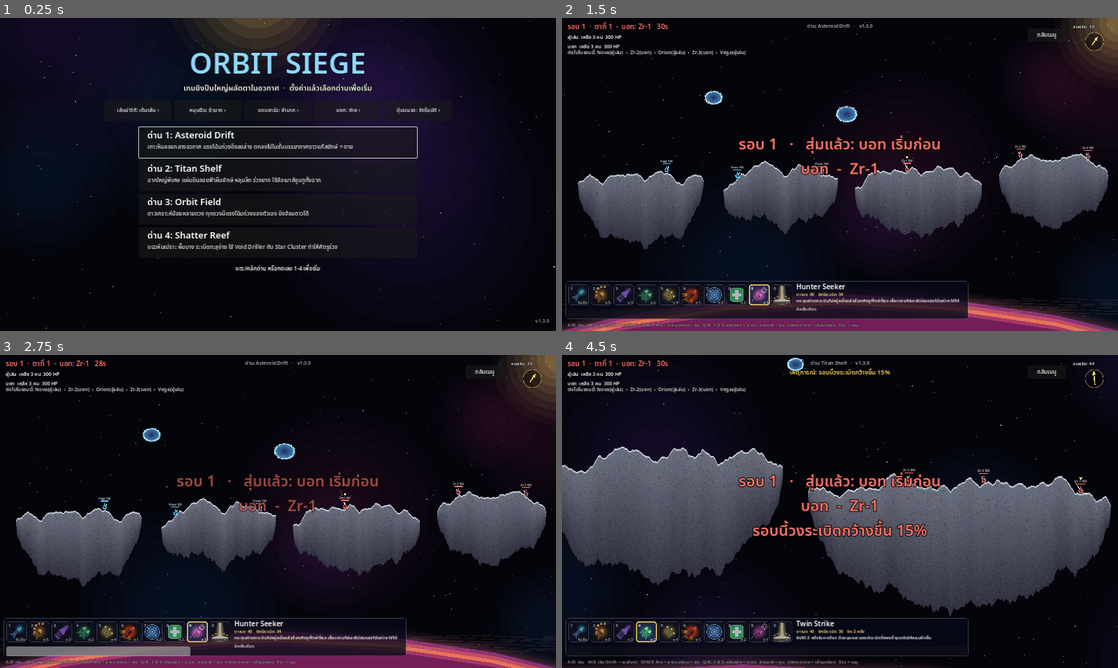
Above: before the commit, frames 1-4 (two rows, left to right).
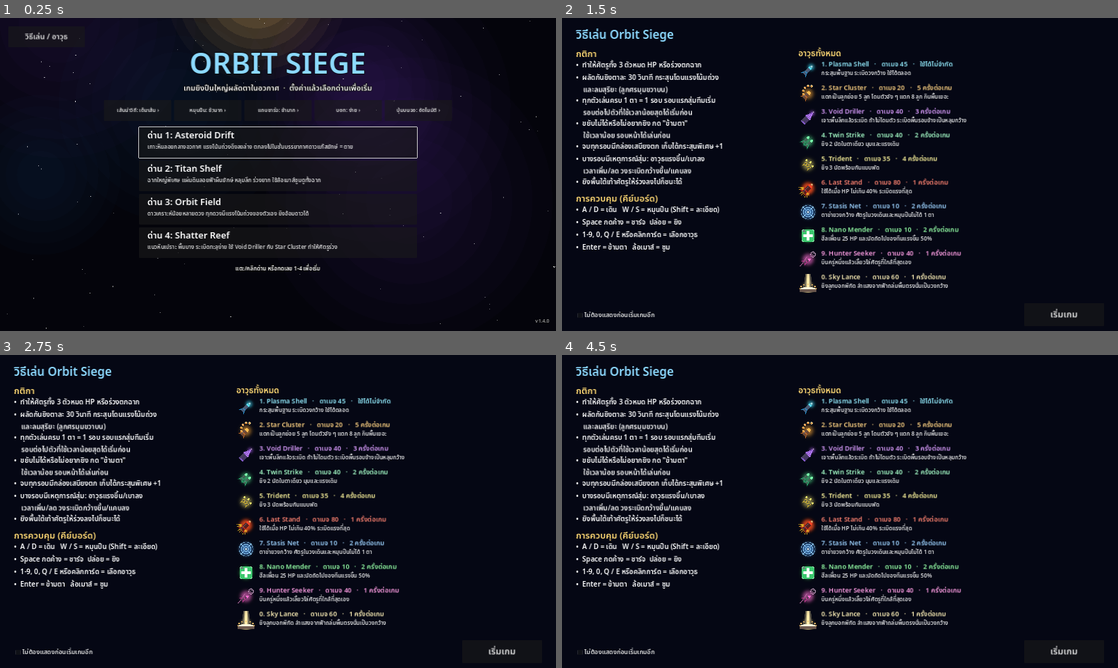
Above: after the commit, the same moments.

Repository: Pid924/OrbitSiege
Game: Godot game, scene res://scenes/menu.tscn
Two runs of this game, one before a commit and one after it. Both use one fixed random seed, a clock stepped at 60 frames per second and the inputs below.
Inputs (mouse positions are in pixels of both pictures, inside the frame that each line leads up to):
- Up to frame 1 (0.25 s): no input
- Up to frame 2 (1.5 s): click "ด่าน 1: Asteroid Drift" at 0.5 s; click (840, 174) at 1.25 s, where only the run after the commit has a clickable "ด่าน 2: Titan Shelf"
- Up to frame 3 (2.75 s): click (278, 545) at 2 s, where only the run after the commit has a clickable "ด่าน 3: Orbit Field"
- Up to frame 4 (4.5 s): click (840, 580) at 2.75 s, where only the run after the commit has a clickable "ด่าน 4: Shatter Reef"; click (1045, 370) at 3.5 s, where only the run before the commit has a clickable "กลับเมนู"; click "ด่าน 2: Titan Shelf" at 4.25 s

The runs differ from the first frame. In frame 1, 0.1% of the frame differs, in the area x 4-98%, y 4-98%; in frame 2, 36%; in frame 3, 36%; in frame 4, 40%, in the area x 0-100%, y 0-100%.

Commit message:
1.4.0: skip turn, weapon hint on phones, how-to-play screen
Co-Authored-By: Claude Opus 5.5 <noreply@anthropic.com>
Claude-Session: https://claude.ai/code/session_01Lo9zaQgDYn7BjieRUw61Dn

Diff:
--- a/project.godot
+++ b/project.godot
@@ -5,7 +5,7 @@
 
 config/name="Orbit Siege"
 config/description="Turn-based space artillery prototype."
-config/version="1.3.0"
+config/version="1.4.0"
 run/main_scene="res://scenes/menu.tscn"
 config/features=PackedStringArray("4.2", "GL Compatibility")
 
--- a/scripts/controllers/player_controller.gd
+++ b/scripts/controllers/player_controller.gd
@@ -73,6 +73,9 @@
 		return
 	if not (event is InputEventKey and event.pressed and not event.echo):
 		return
+	if event.physical_keycode in [KEY_ENTER, KEY_KP_ENTER]:
+		skip_turn()
+		return
 	var step := 0
 	var index: int = game.team_weapon[team]
 	match event.physical_keycode:
@@ -99,3 +102,9 @@
 			break
 		index += step
 	game.submit_command({"type": "weapon", "team": team, "index": index})
+
+
+func skip_turn() -> void:
+	if unit == null or not game.is_turn_of(team) or charging:
+		return
+	game.submit_command({"type": "skip", "team": team})
--- a/scripts/game/game_settings.gd
+++ b/scripts/game/game_settings.gd
@@ -31,7 +31,7 @@
 
 ## How much of the predicted flight path the human player sees, in seconds of flight.
 const GUIDE_OPTIONS := [["ปิด", 0.0], ["สั้น", 0.35], ["กลาง", 0.9], ["ยาว", 2.0], ["เต็มเส้น", 12.0]]
-const VERSION := "1.3.0"
+const VERSION := "1.4.0"
 
 ## [label, seconds to fill the charge bar] for the human player.
 const CHARGE_OPTIONS := [["ช้ามาก", 5.0], ["ช้า", 3.6], ["ปกติ", 2.6], ["เร็ว", 1.6]]
--- a/scripts/game/match.gd
+++ b/scripts/game/match.gd
@@ -299,6 +299,7 @@
 ##   {"type": "charge", "team": t, "value": 0..1}      (cosmetic)
 ##   {"type": "weapon", "team": t, "index": int}
 ##   {"type": "fire", "team": t, "angle": float, "power": 0..1}
+##   {"type": "skip", "team": t}                       (end the turn without firing)
 func submit_command(cmd: Dictionary) -> void:
 	command_queue.append(cmd)
 
@@ -349,6 +350,11 @@
 			var index := posmod(int(cmd.index), Weapons.LIST.size())
 			if weapon_available(current_team, Weapons.LIST[index]):
 				team_weapon[current_team] = index
+		"skip":
+			# Ends the turn now. Less time used = an earlier turn next round.
+			controllers[current_team].end_turn()
+			aim_guide.clear()
+			_begin_settling()
 		"fire":
 			var angle: float = active_unit.aim_angle if active_unit.rooted_turns > 0 else cmd.angle
 			_fire(clampf(angle, -Unit.AIM_LIMIT, Unit.AIM_LIMIT), clampf(cmd.power, 0.05, 1.0))
--- /dev/null
+++ b/scripts/ui/how_to_play.gd
@@ -0,0 +1,131 @@
+extends Control
+## "How to play" screen: rules, controls (keyboard or touch) and every weapon with its picture.
+## The menu shows it before the first match; `closed` fires when the player is done reading.
+
+const Weapons := preload("res://scripts/sim/weapons.gd")
+const GameSettings := preload("res://scripts/game/game_settings.gd")
+const SAVE_PATH := "user://settings.cfg"
+
+signal closed
+
+## One short line per weapon (the full text is on the weapon panel in game).
+const TIPS := {
+	"plasma": "กระสุนพื้นฐาน ระเบิดวงกว้าง ใช้ได้ตลอด",
+	"cluster": "แตกเป็นลูกย่อย 5 ลูก โดนตัวจัง ๆ แตก 8 ลูก กินพื้นเยอะ",
+	"driller": "เจาะพื้นลึกแล้วระเบิด ถ้าไม่โดนตัว ระเบิดพื้นรอบข้างเป็นหลุมกว้าง",
+	"double": "ยิง 2 นัดในตาเดียว มุมและแรงเดิม",
+	"triple": "ยิง 3 นัดพร้อมกันแบบพัด",
+	"rage": "ใช้ได้เมื่อ HP ไม่เกิน 40% ระเบิดแรงที่สุด",
+	"snare": "ตาข่ายวงกว้าง ศัตรูในวงเดินและหมุนปืนไม่ได้ 1 ตา",
+	"mender": "ฮีลเพื่อน 25 HP และนัดถัดไปของทีมแรงขึ้น 50%",
+	"seeker": "บินครู่หนึ่งแล้วเลี้ยวไล่ศัตรูที่ใกล้ที่สุดเอง",
+	"sky": "ยิงลูกบอกพิกัด ลำแสงจากฟ้าถล่มพื้นตรงนั้นเป็นวงกว้าง",
+}
+
+var dont_show: CheckBox
+
+
+static func seen() -> bool:
+	var cfg := ConfigFile.new()
+	return cfg.load(SAVE_PATH) == OK and cfg.get_value("help", "seen", false)
+
+
+static func mark_seen(value: bool) -> void:
+	var cfg := ConfigFile.new()
+	cfg.load(SAVE_PATH)
+	cfg.set_value("help", "seen", value)
+	cfg.save(SAVE_PATH)
+
+
+func build(button_text: String) -> void:
+	size = Vector2(1600, 900)
+	var bg := ColorRect.new()
+	bg.color = Color(0.02, 0.03, 0.08, 1.0)
+	bg.size = size
+	add_child(bg)
+
+	var title := _text("วิธีเล่น Orbit Siege", Vector2(40, 22), 34, Vector2(900, 50))
+	title.add_theme_color_override("font_color", Color(0.55, 0.85, 1.0))
+
+	var touch := GameSettings.use_touch()
+	# Thai has no spaces between words, so lines are broken by hand ("\n").
+	var rules := [
+		"ทำให้ศัตรูทั้ง 3 ตัวหมด HP หรือร่วงตกฉาก",
+		"ผลัดกันยิงตาละ 30 วินาที กระสุนโดนแรงโน้มถ่วง\nและลมสุริยะ (ลูกศรมุมขวาบน)",
+		"ทุกตัวเล่นครบ 1 ตา = 1 รอบ รอบแรกสุ่มทีมเริ่ม\nรอบต่อไปตัวที่ใช้เวลาน้อยสุดได้เริ่มก่อน",
+		"ขยับไม่ได้หรือไม่อยากยิง กด \"ข้ามตา\"\nใช้เวลาน้อย รอบหน้าได้เล่นก่อน",
+		"จบทุกรอบมีกล่องเสบียงตก เก็บได้กระสุนพิเศษ +1",
+		"บางรอบมีเหตุการณ์สุ่ม: อาวุธแรงขึ้น/เบาลง\nเวลาเพิ่ม/ลด วงระเบิดกว้างขึ้น/แคบลง",
+		"ยิงพื้นใต้เท้าศัตรูให้ร่วงลงไปก็ชนะได้",
+	]
+	var controls := [
+		"ลูกศรซ้าย/ขวา กดค้าง = เดิน",
+		"ลูกศรขึ้น/ลง กดค้าง = หมุนปืน",
+		"\"ยิง\" กดค้าง = ชาร์จ  ปล่อย = ยิง",
+		"แตะรูปอาวุธตรงกลางล่าง = เลือกอาวุธ",
+		"ลากนิ้ว = เลื่อนกล้อง  สองนิ้ว = ซูม",
+	] if touch else [
+		"A / D = เดิน   W / S = หมุนปืน (Shift = ละเอียด)",
+		"Space กดค้าง = ชาร์จ  ปล่อย = ยิง",
+		"1-9, 0, Q / E หรือคลิกการ์ด = เลือกอาวุธ",
+		"Enter = ข้ามตา   ล้อเมาส์ = ซูม",
+	]
+	var y := 84.0
+	y = _section("กติกา", rules, y)
+	y = _section("การควบคุม" + (" (มือถือ)" if touch else " (คีย์บอร์ด)"), controls, y + 8)
+
+	_text("อาวุธทั้งหมด", Vector2(680, 84), 24, Vector2(900, 34)).add_theme_color_override("font_color", Color(1, 0.85, 0.45))
+	for i in Weapons.LIST.size():
+		var w := Weapons.get_def(Weapons.LIST[i])
+		var row_y := 122.0 + i * 68.0
+		var icon := TextureRect.new()
+		icon.texture = load(w.icon)
+		icon.expand_mode = TextureRect.EXPAND_IGNORE_SIZE
+		icon.stretch_mode = TextureRect.STRETCH_KEEP_ASPECT_CENTERED
+		icon.position = Vector2(680, row_y)
+		icon.size = Vector2(56, 56)
+		add_child(icon)
+		var uses := "ใช้ได้ไม่จำกัด" if not w.has("ammo") else "%d ครั้งต่อเกม" % int(w.ammo)
+		var head := _text("%d. %s   ·   ดาเมจ %d   ·   %s" % [(i + 1) % 10, w.name, int(w.damage), uses], Vector2(746, row_y - 4), 19, Vector2(830, 26))
+		head.add_theme_color_override("font_color", w.color.lightened(0.3))
+		var desc := _text(TIPS.get(Weapons.LIST[i], w.desc), Vector2(746, row_y + 24), 16, Vector2(830, 26))
+		desc.modulate = Color(1, 1, 1, 0.85)
+
+	dont_show = CheckBox.new()
+	dont_show.text = "ไม่ต้องแสดงก่อนเริ่มเกมอีก"
+	dont_show.position = Vector2(40, 836)
+	dont_show.focus_mode = Control.FOCUS_NONE
+	dont_show.add_theme_font_size_override("font_size", 18)
+	dont_show.button_pressed = seen()
+	add_child(dont_show)
+
+	var go := Button.new()
+	go.text = button_text
+	go.position = Vector2(1330, 820)
+	go.size = Vector2(230, 66)
+	go.focus_mode = Control.FOCUS_NONE
+	go.add_theme_font_size_override("font_size", 26)
+	go.pressed.connect(func():
+		mark_seen(dont_show.button_pressed)
+		closed.emit()
+		queue_free())
+	add_child(go)
+
+
+func _section(heading: String, lines: Array, y: float) -> float:
+	_text(heading, Vector2(40, y), 26, Vector2(580, 34)).add_theme_color_override("font_color", Color(1, 0.85, 0.45))
+	y += 36.0
+	for line in lines:
+		var l := _text("•  " + line.replace("\n", "\n    "), Vector2(40, y), 20, Vector2(620, 30))
+		y += 30.0 * (line.count("\n") + 1) + 6.0
+	return y
+
+
+func _text(text: String, pos: Vector2, font_size: int, box: Vector2) -> Label:
+	var l := Label.new()
+	l.text = text
+	l.position = pos
+	l.size = box
+	l.add_theme_font_size_override("font_size", font_size)
+	add_child(l)
+	return l
--- a/scripts/ui/hud.gd
+++ b/scripts/ui/hud.gd
@@ -30,6 +30,9 @@
 var current_card: Button
 var replay_button: Button
 var order_label: Label
+var skip_button: Button
+var weapon_hint: Label
+var _hint_pulse := 0.0
 var _round_text := ""
 
 
@@ -94,6 +97,18 @@
 		menu_button.add_theme_font_size_override("font_size", 22)
 	menu_button.pressed.connect(func(): game.go_to_menu())
 	add_child(menu_button)
+
+	skip_button = Button.new()
+	skip_button.text = "ข้ามตา" if touch else "ข้ามตา (Enter)"
+	skip_button.position = Vector2(1130, 24) if touch else Vector2(1180, 30)
+	skip_button.size = Vector2(150, 64) if touch else Vector2(146, 38)
+	skip_button.focus_mode = Control.FOCUS_NONE
+	skip_button.add_theme_font_size_override("font_size", 22 if touch else 16)
+	skip_button.tooltip_text = "จบตานี้เลย ใช้เวลาน้อย = รอบหน้าได้เล่นก่อน"
+	skip_button.pressed.connect(func():
+		if game.controllers[0].has_method("skip_turn"):
+			game.controllers[0].skip_turn())
+	add_child(skip_button)
 
 	wind_title = _label(Vector2(1470, 14), 13)
 	wind_gauge = WindGauge.new()
@@ -193,6 +208,8 @@
 		swap.mouse_filter = Control.MOUSE_FILTER_IGNORE
 		current_card.add_child(swap)
 		text_x = 114
+		weapon_hint = _label(Vector2(304, 712), 20)
+		weapon_hint.add_theme_color_override("font_color", Color(1, 0.85, 0.4))
 	weapon_name = Label.new()
 	weapon_name.position = Vector2(text_x, 2)
 	weapon_name.add_theme_font_size_override("font_size", 20)
@@ -255,6 +272,8 @@
 	weapon_desc.text = w.desc
 	if current_card:
 		current_card.icon = load(w.icon)
+		_update_weapon_hint(delta)
+	skip_button.visible = not game.autoplay and game.is_turn_of(0)
 	var view_team: int = 0 if not game.autoplay else game.current_team
 	for i in weapon_cards.size():
 		var id: String = Weapons.LIST[i]
@@ -286,6 +305,22 @@
 		banner.modulate.a = clampf(_banner_time, 0.0, 1.0)
 
 
+## Phones show only the current weapon, so remind the player the others exist: a pulsing card
+## and a line counting the special weapons ready to use, until they open the picker.
+func _update_weapon_hint(delta: float) -> void:
+	var ready := 0
+	for i in range(1, Weapons.LIST.size()):
+		if game.weapon_available(0, Weapons.LIST[i]):
+			ready += 1
+	var show: bool = game.is_turn_of(0) and not game.autoplay and ready > 0 and game.team_weapon[0] == 0 \
+		and not touch_controls.picker_opened
+	weapon_hint.visible = show
+	weapon_hint.text = "มีอาวุธพิเศษพร้อมใช้ %d แบบ  ·  แตะรูปอาวุธเพื่อเลือก" % ready
+	_hint_pulse += delta
+	var glow := 0.5 + 0.5 * sin(_hint_pulse * 5.0)
+	current_card.modulate = Color(1, 1, 1).lerp(Color(1.6, 1.4, 0.7), glow) if show else Color.WHITE
+
+
 func _stats_text(w: Dictionary) -> String:
 	var parts := []
 	if w.has("heal"):
@@ -322,6 +357,8 @@
 
 
 func _on_round_started(round_number: int, first_team: int, coin_toss: bool) -> void:
+	if touch_controls:
+		touch_controls.picker_opened = false  # nudge again once per round
 	var who: String = game.TEAM_NAMES[first_team]
 	if coin_toss:
 		_round_text = "รอบ %d   ·   สุ่มแล้ว: %s เริ่มก่อน" % [round_number, who]
--- a/scripts/ui/menu.gd
+++ b/scripts/ui/menu.gd
@@ -3,12 +3,15 @@
 
 const Starfield := preload("res://scripts/world/starfield.gd")
 const GameSettings := preload("res://scripts/game/game_settings.gd")
+const HowToPlay := preload("res://scripts/ui/how_to_play.gd")
 
 var guide_button: Button
 var bot_button: Button
 var charge_button: Button
 var aim_button: Button
 var touch_button: Button
+var ui: CanvasLayer
+var help_open := false
 
 
 func _ready() -> void:
@@ -19,7 +22,7 @@
 	add_child(stars)
 	stars.generate(rng)
 
-	var ui := CanvasLayer.new()
+	ui = CanvasLayer.new()
 	add_child(ui)
 	var title := _label("ORBIT SIEGE", Vector2(0, 70), 84)
 	title.add_theme_color_override("font_color", Color(0.55, 0.85, 1.0))
@@ -52,6 +55,15 @@
 		_refresh_options())
 	ui.add_child(touch_button)
 	_refresh_options()
+
+	var help := Button.new()
+	help.text = "วิธีเล่น / อาวุธ"
+	help.position = Vector2(24, 24)
+	help.size = Vector2(220, 60)
+	help.focus_mode = Control.FOCUS_NONE
+	help.add_theme_font_size_override("font_size", 22)
+	help.pressed.connect(func(): _show_help("ปิด", ""))
+	ui.add_child(help)
 
 	if OS.has_feature("web"):
 		# Phones: full screen hides the browser bars; Android also locks to landscape.
@@ -135,5 +147,25 @@
 
 
 func _start(stage_id: String) -> void:
+	if help_open:
+		return
+	if not HowToPlay.seen():
+		_show_help("เริ่มเกม", stage_id)  # explain the game before the first match
+		return
+	_begin(stage_id)
+
+
+func _show_help(button_text: String, stage_id: String) -> void:
+	help_open = true
+	var page := HowToPlay.new()
+	ui.add_child(page)
+	page.build(button_text)
+	page.closed.connect(func():
+		help_open = false
+		if stage_id != "":
+			_begin(stage_id))
+
+
+func _begin(stage_id: String) -> void:
 	GameSettings.stage = stage_id
 	get_tree().change_scene_to_file("res://scenes/main.tscn")
--- a/scripts/ui/touch_controls.gd
+++ b/scripts/ui/touch_controls.gd
@@ -11,6 +11,7 @@
 var picker_ammo: Array = []
 var fine_button: Button
 var held := 0  # how many on-screen buttons are held
+var picker_opened := false  # this turn; the HUD stops nudging once the player has looked
 
 
 ## A drawn triangle, because the bundled fonts have no arrow glyphs.
@@ -165,6 +166,7 @@
 			picker_ammo[i].text = "ใช้ได้เมื่อ HP ไม่เกิน 40%"
 		picker_cards[i].modulate = Color.WHITE if usable else Color(0.4, 0.4, 0.45)
 	picker.visible = true
+	picker_opened = true
 
 
 func _pick(index: int) -> void:
Not shown, changed: CHANGELOG.md
Not shown, changed: docs/index.pck
